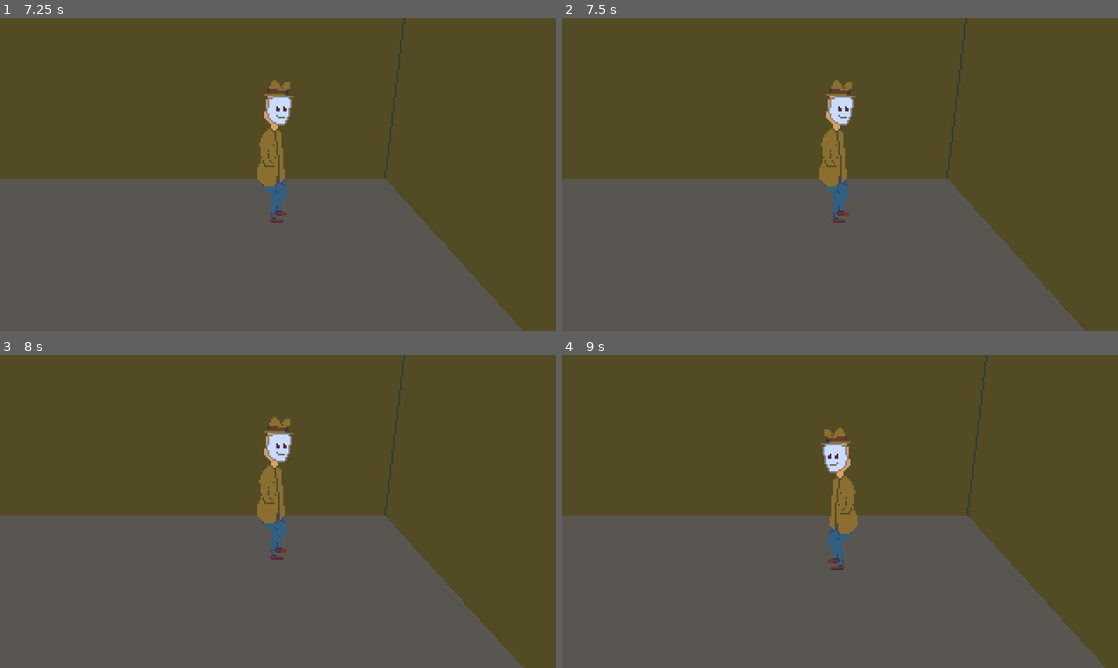
Above: before the commit, frames 1-4 (two rows, left to right).
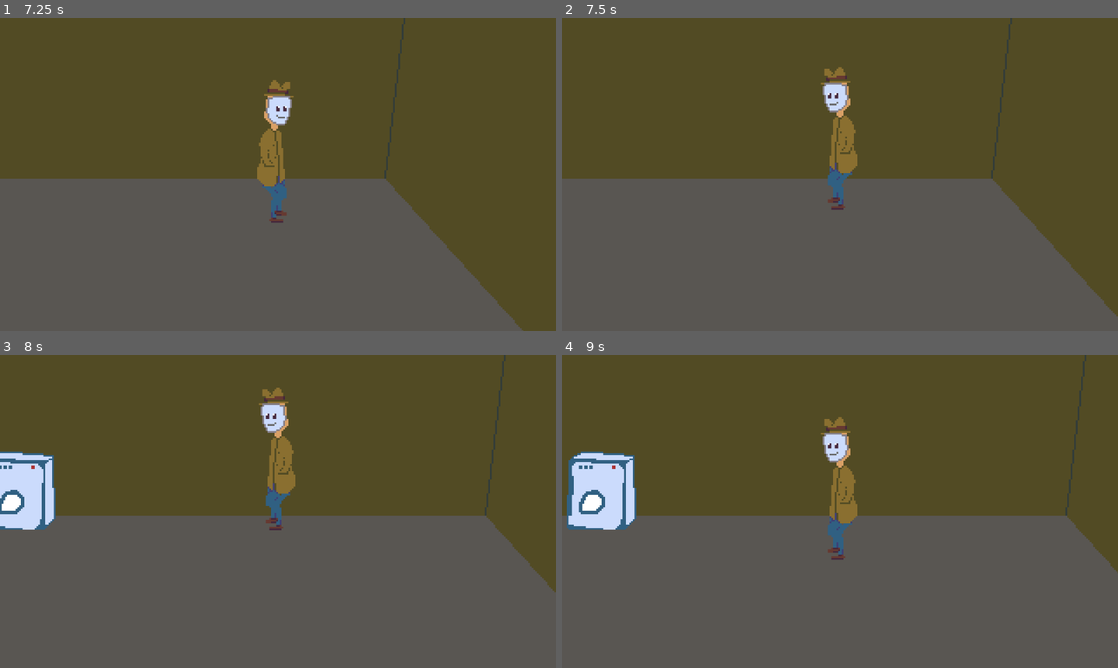
Above: after the commit, the same moments.

Repository: TerjeBallestad/pespi-mask
Game: Godot game, scene res://scenes/basement.tscn
The game is run twice, just before and just after one commit, with the same random seed, the same clock (stepped at 60 frames per second) and the same inputs. This scene is started directly instead of the project's main scene.
Inputs (mouse positions are in pixels of both pictures, inside the frame that each line leads up to):
- Up to frame 1 (7.25 s): tap Enter at 0.5, 2, 3.5 s; move the mouse to (400, 158) at 0.52 s; click (400, 158) at 0.67 s; tap Space at 1.25, 2.75, 4.25 s; move the mouse to (166, 190) at 1.27 s; click (166, 190) at 1.42 s; move the mouse to (333, 105) at 2.02 s; click (333, 105) at 2.17 s; move the mouse to (250, 237) at 2.77 s; click (250, 237) at 2.92 s; move the mouse to (444, 221) at 3.52 s; click (444, 221) at 3.67 s; move the mouse to (111, 127) at 4.27 s; click (111, 127) at 4.42 s; move the mouse to (305, 174) at 5.02 s; click (305, 174) at 5.17 s; move the mouse to (194, 96) at 5.77 s; click (194, 96) at 5.92 s; move the mouse to (400, 158) at 6.52 s; click (400, 158) at 6.67 s
- Up to frame 2 (7.5 s): move the mouse to (728, 190) at 7.27 s; click (728, 190) at 7.42 s
- Up to frame 3 (8 s): no input
- Up to frame 4 (9 s): move the mouse to (895, 442) at 8.02 s; click (895, 442) at 8.17 s; move the mouse to (812, 574) at 8.77 s; click (812, 574) at 8.92 s

Frame 1 is identical in both runs. In frame 2, 5.8% of the frame differs, in the area x 46-100%, y 0-100%; in frame 3, 12%, in the area x 0-100%, y 0-100%; in frame 4, 11%.

Commit message:
fixing up scenes some

Diff:
--- a/scenes/basement.tscn
+++ b/scenes/basement.tscn
@@ -22,7 +22,7 @@
 
 [node name="Ground" type="Polygon2D" parent="." unique_id=875306884 groups=["Ground"]]
 color = Color(1, 1, 1, 0)
-polygon = PackedVector2Array(-200, 60, -200, 140, 200, 140, 200, 60)
+polygon = PackedVector2Array(-141, 48, -216, 120, 256, 123, 193, 44)
 
 [node name="ExitToHallway" parent="." unique_id=1799794208 instance=ExtResource("3_exit")]
 position = Vector2(-190, 53)
--- a/scenes/ground_example.tscn
+++ /dev/null
@@ -1,5 +0,0 @@
-[gd_scene format=3 uid="uid://chxbyp78tria"]
-
-[node name="Polygon2D" type="Polygon2D" unique_id=818109327 groups=["Ground"]]
-color = Color(1, 1, 1, 0)
-polygon = PackedVector2Array(305, 174, 258, 143, 65, 142, 31, 177)
--- a/scenes/hallway.tscn
+++ b/scenes/hallway.tscn
@@ -22,7 +22,7 @@
 
 [node name="Ground" type="Polygon2D" parent="." unique_id=759590828 groups=["Ground"]]
 color = Color(1, 1, 1, 0)
-polygon = PackedVector2Array(-220, 40, -220, 120, 220, 120, 220, 40)
+polygon = PackedVector2Array(-101, 11, -175, 124, 220, 120, 146, 15)
 
 [node name="ExitToLobby" parent="." unique_id=1799764257 instance=ExtResource("3_exit")]
 position = Vector2(10, -15)
--- a/scenes/outside.tscn
+++ b/scenes/outside.tscn
@@ -1,7 +1,10 @@
 [gd_scene format=3 uid="uid://bfu7p1eqyx8p1"]
 
 [ext_resource type="Texture2D" uid="uid://44rxhgd8oct5" path="res://sprites/outside.png" id="1_p61qw"]
-[ext_resource type="PackedScene" uid="uid://iyl2b2hg026c" path="res://scenes/protagonist.tscn" id="2_nsm10"]
+[ext_resource type="PackedScene" uid="uid://iyl2b2hg026c" path="res://scenes/objects/protagonist.tscn" id="2_nsm10"]
+[ext_resource type="Script" uid="uid://b0nkgpaw424r1" path="res://scripts/camera_movement.gd" id="3_7r1kg"]
+[ext_resource type="PackedScene" uid="uid://chxbyp78tria" path="res://scenes/navigation/ground_example.tscn" id="3_udpx5"]
+[ext_resource type="PackedScene" uid="uid://dpoq815ist814" path="res://scenes/navigation/exit_point.tscn" id="4_7r1kg"]
 
 [node name="Outside" type="Node2D" unique_id=829576486]
 
@@ -10,3 +13,15 @@
 
 [node name="Protagonist" parent="." unique_id=1841742184 instance=ExtResource("2_nsm10")]
 position = Vector2(-311, 135)
+
+[node name="Camera2D" type="Camera2D" parent="Protagonist" unique_id=310808928 node_paths=PackedStringArray("background")]
+script = ExtResource("3_7r1kg")
+background = NodePath("../../Sprite2D")
+
+[node name="Polygon2D" parent="." unique_id=818109327 instance=ExtResource("3_udpx5")]
+position = Vector2(-181, -20)
+polygon = PackedVector2Array(576, 178, 571, 141, -213, 138, -209, 176)
+
+[node name="ExitPoint" parent="." unique_id=1353387834 instance=ExtResource("4_7r1kg")]
+position = Vector2(-8, 94)
+target_scene = "res://scenes/lobby.tscn"
--- a/scenes/victim-apartment.tscn
+++ b/scenes/victim-apartment.tscn
@@ -22,8 +22,8 @@
 
 [node name="Ground" type="Polygon2D" parent="." unique_id=377350240 groups=["Ground"]]
 color = Color(1, 1, 1, 0)
-polygon = PackedVector2Array(-150, 30, -150, 120, 150, 120, 150, 30)
+polygon = PackedVector2Array(-139, 24, -219, 118, 250, 121, 191, 24)
 
 [node name="ExitToHallway" parent="." unique_id=991290506 instance=ExtResource("3_exit")]
-position = Vector2(140, 50)
+position = Vector2(234, 44)
 target_scene = "res://scenes/hallway.tscn"
--- a/scenes/world.tscn
+++ b/scenes/world.tscn
@@ -3,10 +3,10 @@
 [ext_resource type="Texture2D" uid="uid://dbvi034itsnel" path="res://sprites/test.png" id="1_rwgxs"]
 [ext_resource type="PackedScene" uid="uid://iyl2b2hg026c" path="res://scenes/objects/protagonist.tscn" id="2_4wyf3"]
 [ext_resource type="PackedScene" uid="uid://6w75cc8gomib" path="res://scenes/objects/npcs/influencer.tscn" id="3_4wyf3"]
-[ext_resource type="Script" path="res://scripts/camera_movement.gd" id="3_qfnet"]
+[ext_resource type="Script" uid="uid://b0nkgpaw424r1" path="res://scripts/camera_movement.gd" id="3_qfnet"]
 [ext_resource type="PackedScene" uid="uid://dtbesobclkmyj" path="res://scenes/objects/npcs/overachiever.tscn" id="4_k0juu"]
 [ext_resource type="PackedScene" uid="uid://cvafxmihkjc45" path="res://scenes/objects/npcs/retiree.tscn" id="5_71j4m"]
-[ext_resource type="PackedScene" path="res://scenes/ground_example.tscn" id="7_i7141"]
+[ext_resource type="PackedScene" uid="uid://chxbyp78tria" path="res://scenes/navigation/ground_example.tscn" id="7_i7141"]
 
 [node name="World" type="Node2D" unique_id=1951058929]
 
Not shown: 1 places in scenes/basement.tscn that only renumber resources
Not shown: 1 places in scenes/hallway.tscn that only renumber resources
Not shown: 1 places in scenes/victim-apartment.tscn that only renumber resources
